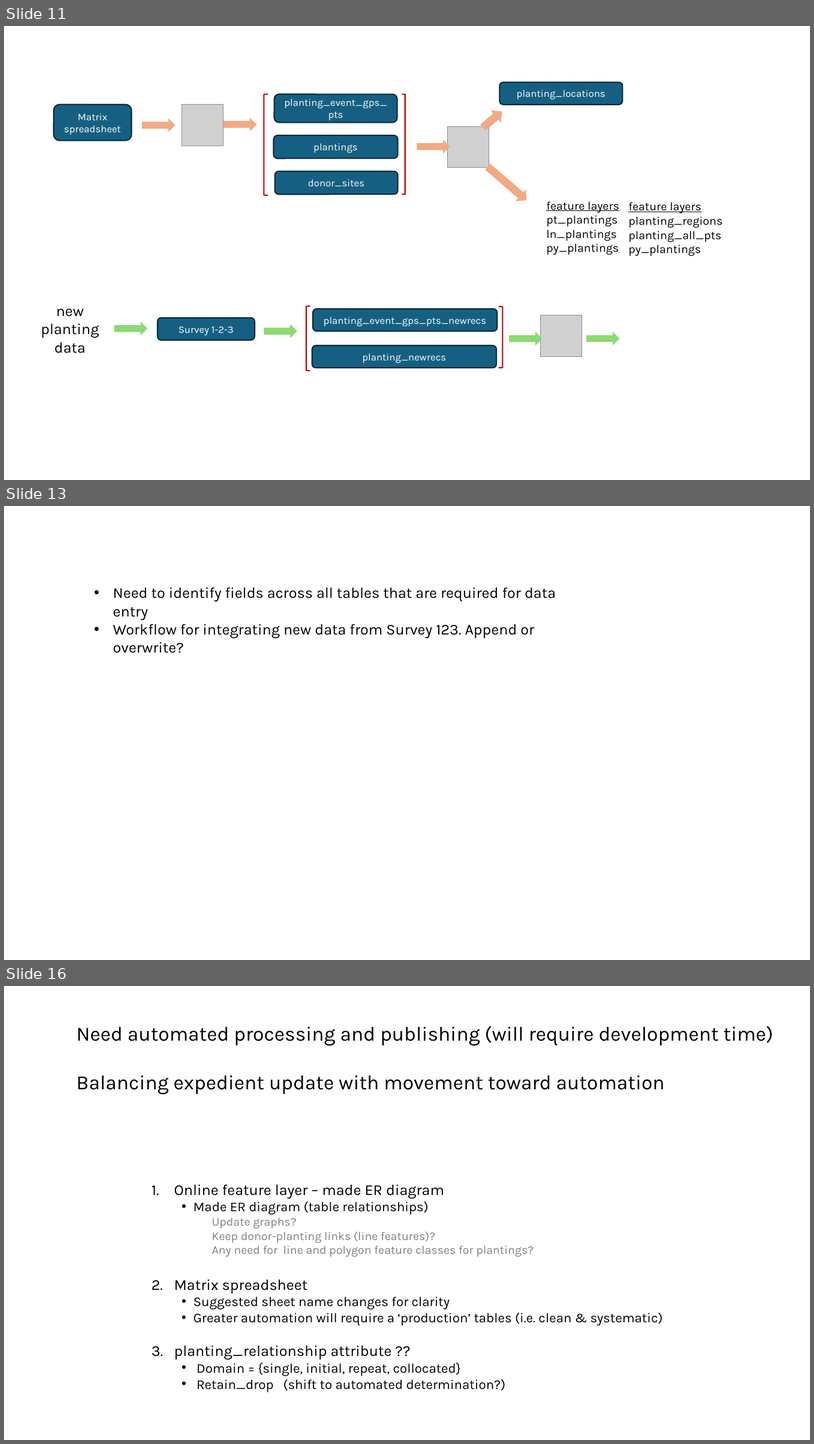
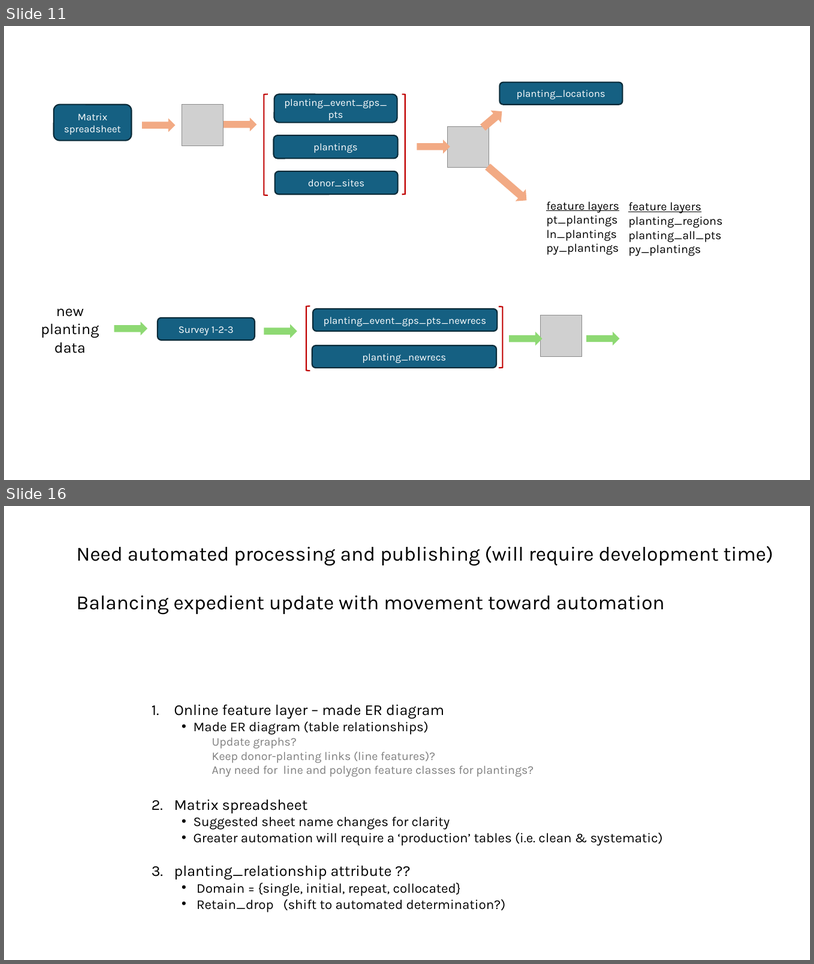
Before and after one commit to WA-Nearshore/seagrass-restoration-processing, a slide deck: docs/seagrass_restoration_storymap_notes.pptx. Shown one above the other, each under a label of ours: slides 11, 13 and 16 before the commit, slides 11 and 16 after it; the slides between them are not shown. The pictures are 814x1444 and 814x964 pixels, drawn with LibreOffice and Linux fonts; fonts in the diff are those of the drawing; grey boxes stand for pictures. Boxes give left, top, right and bottom in pixels: in the first picture for what was removed or moved away, otherwise in the second. Text is boxed around its words. In the diff, an @@ line names an element or a change of style, - is before the commit and + after.

```diff
--- a/docs/seagrass_restoration_storymap_notes.pptx
+++ b/docs/seagrass_restoration_storymap_notes.pptx
@@ slide 13 removed at [4,506,810,960], background #FFFFFF @@
@@ text removed at [113,587,556,653] @@
-• Need to identify fields across all tables that are required for data entry
-• Workflow for integrating new data from Survey 123. Append or overwrite?
```
Also in this commit, not shown: 3 slides changed, 2 slides added, 1 other slide removed.
